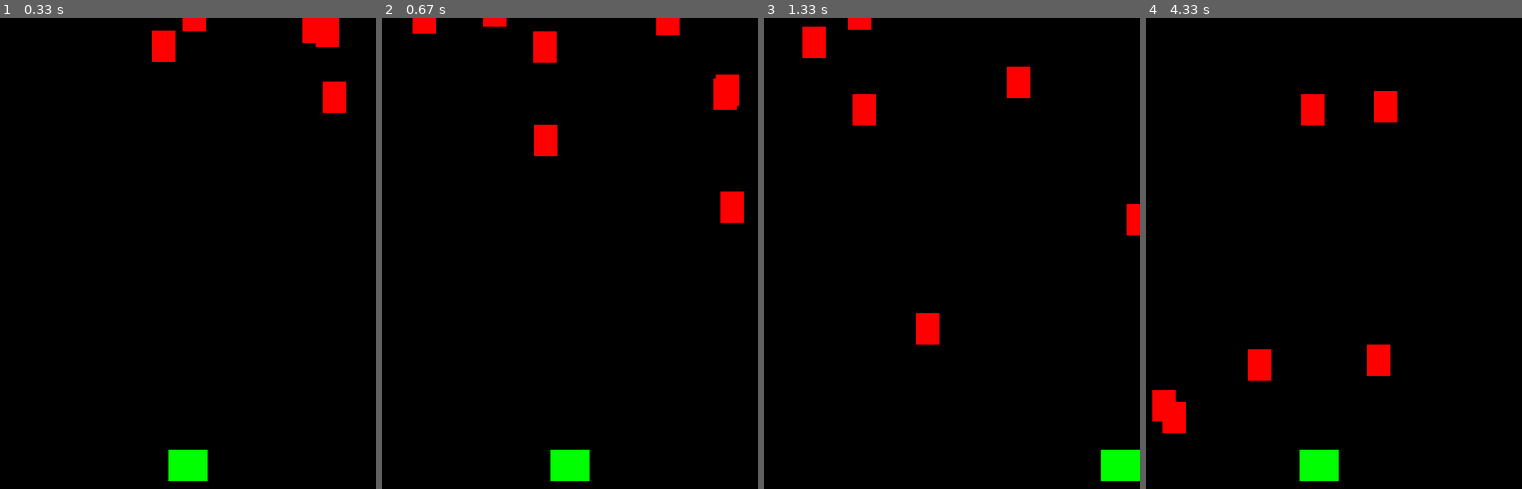
Above: before the commit, frames 1-4 (left to right).
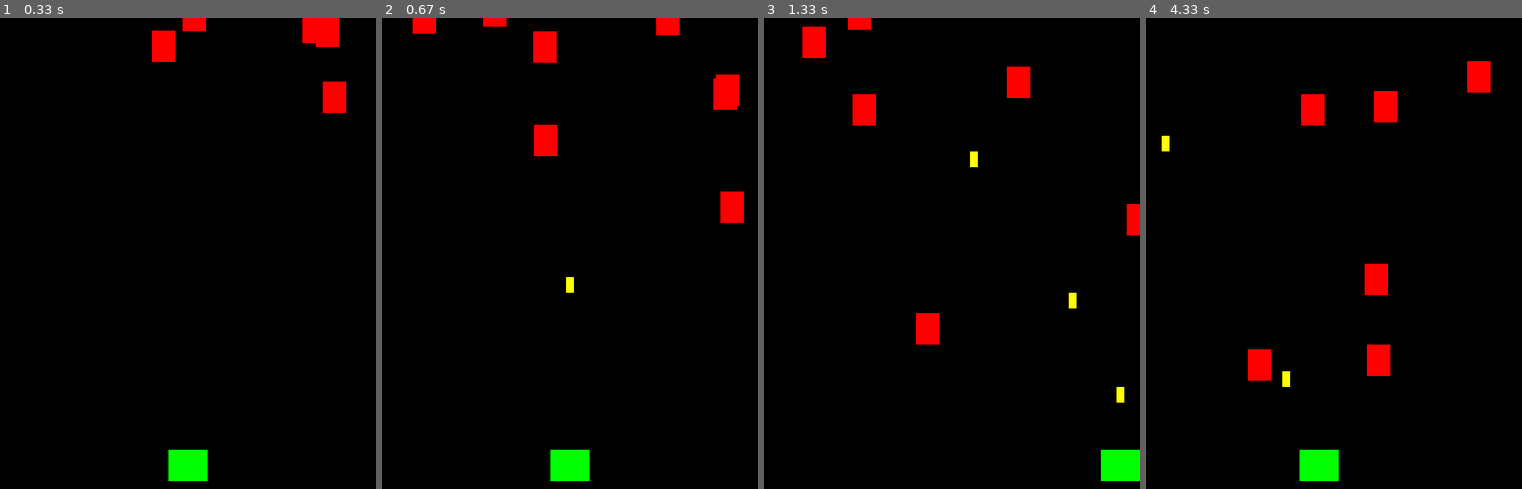
Above: after the commit, the same moments.

Repository: JohnCrissman/pygames
Game: pygame game, started from shmup_game/shmup.py
Two runs of this game, one before a commit and one after it. Both use one fixed random seed, a clock stepped at 60 frames per second and the inputs below.
Inputs:
- Up to frame 1 (0.33 s): no input
- Up to frame 2 (0.67 s): tap Space at 0.33 s
- Up to frame 3 (1.33 s): hold Right 0.67-1.13 s; tap Space at 0.73, 1.03, 1.23 s; hold Right from 1.17 s (still down)
- Up to frame 4 (4.33 s): tap Space at 1.53, 1.73, 2.03, 2.3, 2.6, 3.4, 3.7, 3.9, 4.2 s; release Right at 1.63 s; hold Left 1.67-2.2 s; hold Left 2.23-2.63 s; hold Left 3.33-3.8 s; hold Right 3.83-4.3 s

Frame 1 is identical in both runs. In frame 2, less than 0.1% of the frame differs, in the area x 48-52%, y 55-59%; in frame 3, 0.2%; in frame 4, 1.7%, in the area x 1-92%, y 9-89%.

Commit message:
added bullets and collisions and added graphics folders to directory

Diff:
--- /dev/null
+++ b/shmup_game/Spritesheet/sheet.xml
@@ -0,0 +1,296 @@
+<TextureAtlas imagePath="sheet.png">
+	<SubTexture name="beam0.png" x="143" y="377" width="43" height="31"/>
+	<SubTexture name="beam1.png" x="327" y="644" width="40" height="20"/>
+	<SubTexture name="beam2.png" x="262" y="907" width="38" height="31"/>
+	<SubTexture name="beam3.png" x="396" y="384" width="29" height="29"/>
+	<SubTexture name="beam4.png" x="177" y="496" width="41" height="17"/>
+	<SubTexture name="beam5.png" x="186" y="377" width="40" height="25"/>
+	<SubTexture name="beam6.png" x="120" y="688" width="43" height="23"/>
+	<SubTexture name="beamLong1.png" x="828" y="943" width="15" height="67"/>
+	<SubTexture name="beamLong2.png" x="307" y="309" width="25" height="64"/>
+	<SubTexture name="bold_silver.png" x="810" y="837" width="19" height="30"/>
+	<SubTexture name="bolt_bronze.png" x="810" y="467" width="19" height="30"/>
+	<SubTexture name="bolt_gold.png" x="809" y="437" width="19" height="30"/>
+	<SubTexture name="buttonBlue.png" x="0" y="78" width="222" height="39"/>
+	<SubTexture name="buttonGreen.png" x="0" y="117" width="222" height="39"/>
+	<SubTexture name="buttonRed.png" x="0" y="0" width="222" height="39"/>
+	<SubTexture name="buttonYellow.png" x="0" y="39" width="222" height="39"/>
+	<SubTexture name="cockpitBlue_0.png" x="586" y="0" width="51" height="75"/>
+	<SubTexture name="cockpitBlue_1.png" x="736" y="862" width="40" height="40"/>
+	<SubTexture name="cockpitBlue_2.png" x="684" y="67" width="42" height="56"/>
+	<SubTexture name="cockpitBlue_3.png" x="336" y="384" width="60" height="61"/>
+	<SubTexture name="cockpitBlue_4.png" x="637" y="0" width="47" height="67"/>
+	<SubTexture name="cockpitBlue_5.png" x="627" y="144" width="48" height="75"/>
+	<SubTexture name="cockpitBlue_6.png" x="684" y="0" width="42" height="67"/>
+	<SubTexture name="cockpitBlue_7.png" x="737" y="542" width="41" height="71"/>
+	<SubTexture name="cockpitGreen_0.png" x="576" y="225" width="51" height="75"/>
+	<SubTexture name="cockpitGreen_1.png" x="734" y="977" width="40" height="40"/>
+	<SubTexture name="cockpitGreen_2.png" x="696" y="659" width="42" height="56"/>
+	<SubTexture name="cockpitGreen_3.png" x="346" y="234" width="60" height="61"/>
+	<SubTexture name="cockpitGreen_4.png" x="627" y="219" width="47" height="67"/>
+	<SubTexture name="cockpitGreen_5.png" x="694" y="364" width="42" height="67"/>
+	<SubTexture name="cockpitGreen_6.png" x="737" y="471" width="41" height="71"/>
+	<SubTexture name="cockpitGreen_7.png" x="602" y="525" width="48" height="75"/>
+	<SubTexture name="cockpitRed_0.png" x="535" y="75" width="51" height="75"/>
+	<SubTexture name="cockpitRed_1.png" x="351" y="982" width="40" height="40"/>
+	<SubTexture name="cockpitRed_2.png" x="718" y="197" width="42" height="56"/>
+	<SubTexture name="cockpitRed_3.png" x="520" y="661" width="60" height="61"/>
+	<SubTexture name="cockpitRed_4.png" x="647" y="857" width="47" height="67"/>
+	<SubTexture name="cockpitRed_5.png" x="605" y="707" width="48" height="75"/>
+	<SubTexture name="cockpitRed_6.png" x="736" y="795" width="42" height="67"/>
+	<SubTexture name="cockpitRed_7.png" x="736" y="329" width="41" height="71"/>
+	<SubTexture name="cockpitYellow_0.png" x="726" y="80" width="40" height="40"/>
+	<SubTexture name="cockpitYellow_1.png" x="247" y="309" width="60" height="61"/>
+	<SubTexture name="cockpitYellow_2.png" x="637" y="67" width="47" height="67"/>
+	<SubTexture name="cockpitYellow_3.png" x="607" y="782" width="48" height="75"/>
+	<SubTexture name="cockpitYellow_4.png" x="696" y="262" width="42" height="67"/>
+	<SubTexture name="cockpitYellow_5.png" x="736" y="400" width="41" height="71"/>
+	<SubTexture name="cockpitYellow_6.png" x="734" y="921" width="42" height="56"/>
+	<SubTexture name="cockpitYellow_7.png" x="600" y="375" width="51" height="75"/>
+	<SubTexture name="cursor.png" x="797" y="173" width="30" height="33"/>
+	<SubTexture name="enemyBlack1.png" x="423" y="728" width="93" height="84"/>
+	<SubTexture name="enemyBlack2.png" x="120" y="604" width="104" height="84"/>
+	<SubTexture name="enemyBlack3.png" x="144" y="156" width="103" height="84"/>
+	<SubTexture name="enemyBlack4.png" x="518" y="325" width="82" height="84"/>
+	<SubTexture name="enemyBlack5.png" x="346" y="150" width="97" height="84"/>
+	<SubTexture name="enemyBlue1.png" x="425" y="468" width="93" height="84"/>
+	<SubTexture name="enemyBlue2.png" x="143" y="293" width="104" height="84"/>
+	<SubTexture name="enemyBlue3.png" x="222" y="0" width="103" height="84"/>
+	<SubTexture name="enemyBlue4.png" x="518" y="409" width="82" height="84"/>
+	<SubTexture name="enemyBlue5.png" x="421" y="814" width="97" height="84"/>
+	<SubTexture name="enemyGreen1.png" x="425" y="552" width="93" height="84"/>
+	<SubTexture name="enemyGreen2.png" x="133" y="412" width="104" height="84"/>
+	<SubTexture name="enemyGreen3.png" x="224" y="496" width="103" height="84"/>
+	<SubTexture name="enemyGreen4.png" x="518" y="493" width="82" height="84"/>
+	<SubTexture name="enemyGreen5.png" x="408" y="907" width="97" height="84"/>
+	<SubTexture name="enemyRed1.png" x="425" y="384" width="93" height="84"/>
+	<SubTexture name="enemyRed2.png" x="120" y="520" width="104" height="84"/>
+	<SubTexture name="enemyRed3.png" x="224" y="580" width="103" height="84"/>
+	<SubTexture name="enemyRed4.png" x="520" y="577" width="82" height="84"/>
+	<SubTexture name="enemyRed5.png" x="423" y="644" width="97" height="84"/>
+	<SubTexture name="engine1.png" x="224" y="907" width="38" height="23"/>
+	<SubTexture name="engine2.png" x="163" y="688" width="42" height="28"/>
+	<SubTexture name="engine3.png" x="644" y="1002" width="27" height="22"/>
+	<SubTexture name="engine4.png" x="144" y="240" width="49" height="45"/>
+	<SubTexture name="engine5.png" x="133" y="496" width="44" height="24"/>
+	<SubTexture name="fire00.png" x="827" y="125" width="16" height="40"/>
+	<SubTexture name="fire01.png" x="828" y="206" width="14" height="31"/>
+	<SubTexture name="fire02.png" x="827" y="663" width="14" height="32"/>
+	<SubTexture name="fire03.png" x="829" y="437" width="14" height="34"/>
+	<SubTexture name="fire04.png" x="831" y="0" width="14" height="31"/>
+	<SubTexture name="fire05.png" x="834" y="299" width="14" height="31"/>
+	<SubTexture name="fire06.png" x="835" y="502" width="14" height="31"/>
+	<SubTexture name="fire07.png" x="835" y="330" width="14" height="31"/>
+	<SubTexture name="fire08.png" x="827" y="867" width="16" height="40"/>
+	<SubTexture name="fire09.png" x="811" y="663" width="16" height="40"/>
+	<SubTexture name="fire10.png" x="812" y="206" width="16" height="40"/>
+	<SubTexture name="fire11.png" x="835" y="395" width="14" height="31"/>
+	<SubTexture name="fire12.png" x="835" y="533" width="14" height="32"/>
+	<SubTexture name="fire13.png" x="835" y="361" width="14" height="34"/>
+	<SubTexture name="fire14.png" x="831" y="31" width="14" height="31"/>
+	<SubTexture name="fire15.png" x="829" y="471" width="14" height="31"/>
+	<SubTexture name="fire16.png" x="828" y="268" width="14" height="31"/>
+	<SubTexture name="fire17.png" x="828" y="237" width="14" height="31"/>
+	<SubTexture name="fire18.png" x="827" y="165" width="16" height="41"/>
+	<SubTexture name="fire19.png" x="812" y="246" width="16" height="41"/>
+	<SubTexture name="gun00.png" x="827" y="907" width="16" height="36"/>
+	<SubTexture name="gun01.png" x="810" y="867" width="17" height="33"/>
+	<SubTexture name="gun02.png" x="829" y="611" width="14" height="36"/>
+	<SubTexture name="gun03.png" x="809" y="796" width="20" height="41"/>
+	<SubTexture name="gun04.png" x="827" y="84" width="16" height="41"/>
+	<SubTexture name="gun05.png" x="423" y="0" width="21" height="41"/>
+	<SubTexture name="gun06.png" x="810" y="900" width="17" height="38"/>
+	<SubTexture name="gun07.png" x="829" y="796" width="14" height="41"/>
+	<SubTexture name="gun08.png" x="848" y="263" width="10" height="47"/>
+	<SubTexture name="gun09.png" x="809" y="611" width="20" height="52"/>
+	<SubTexture name="gun10.png" x="808" y="961" width="20" height="52"/>
+	<SubTexture name="laserBlue01.png" x="856" y="421" width="9" height="54"/>
+	<SubTexture name="laserBlue02.png" x="841" y="647" width="13" height="37"/>
+	<SubTexture name="laserBlue03.png" x="856" y="57" width="9" height="37"/>
+	<SubTexture name="laserBlue04.png" x="835" y="565" width="13" height="37"/>
+	<SubTexture name="laserBlue05.png" x="858" y="475" width="9" height="37"/>
+	<SubTexture name="laserBlue06.png" x="835" y="752" width="13" height="37"/>
+	<SubTexture name="laserBlue07.png" x="856" y="775" width="9" height="37"/>
+	<SubTexture name="laserBlue08.png" x="596" y="961" width="48" height="46"/>
+	<SubTexture name="laserBlue09.png" x="434" y="325" width="48" height="46"/>
+	<SubTexture name="laserBlue10.png" x="740" y="724" width="37" height="37"/>
+	<SubTexture name="laserBlue11.png" x="698" y="795" width="38" height="37"/>
+	<SubTexture name="laserBlue12.png" x="835" y="695" width="13" height="57"/>
+	<SubTexture name="laserBlue13.png" x="856" y="869" width="9" height="57"/>
+	<SubTexture name="laserBlue14.png" x="842" y="206" width="13" height="57"/>
+	<SubTexture name="laserBlue15.png" x="849" y="480" width="9" height="57"/>
+	<SubTexture name="laserBlue16.png" x="843" y="62" width="13" height="54"/>
+	<SubTexture name="laserGreen01.png" x="740" y="686" width="37" height="38"/>
+	<SubTexture name="laserGreen02.png" x="843" y="116" width="13" height="57"/>
+	<SubTexture name="laserGreen03.png" x="855" y="173" width="9" height="57"/>
+	<SubTexture name="laserGreen04.png" x="848" y="565" width="13" height="37"/>
+	<SubTexture name="laserGreen05.png" x="854" y="639" width="9" height="37"/>
+	<SubTexture name="laserGreen06.png" x="845" y="0" width="13" height="57"/>
+	<SubTexture name="laserGreen07.png" x="849" y="364" width="9" height="57"/>
+	<SubTexture name="laserGreen08.png" x="848" y="738" width="13" height="37"/>
+	<SubTexture name="laserGreen09.png" x="856" y="94" width="9" height="37"/>
+	<SubTexture name="laserGreen10.png" x="843" y="426" width="13" height="54"/>
+	<SubTexture name="laserGreen11.png" x="849" y="310" width="9" height="54"/>
+	<SubTexture name="laserGreen12.png" x="843" y="602" width="13" height="37"/>
+	<SubTexture name="laserGreen13.png" x="858" y="0" width="9" height="37"/>
+	<SubTexture name="laserGreen14.png" x="193" y="240" width="48" height="46"/>
+	<SubTexture name="laserGreen15.png" x="443" y="182" width="48" height="46"/>
+	<SubTexture name="laserGreen16.png" x="760" y="192" width="37" height="37"/>
+	<SubTexture name="laserRed01.png" x="858" y="230" width="9" height="54"/>
+	<SubTexture name="laserRed02.png" x="843" y="977" width="13" height="37"/>
+	<SubTexture name="laserRed03.png" x="856" y="602" width="9" height="37"/>
+	<SubTexture name="laserRed04.png" x="843" y="940" width="13" height="37"/>
+	<SubTexture name="laserRed05.png" x="856" y="983" width="9" height="37"/>
+	<SubTexture name="laserRed06.png" x="843" y="903" width="13" height="37"/>
+	<SubTexture name="laserRed07.png" x="856" y="131" width="9" height="37"/>
+	<SubTexture name="laserRed08.png" x="580" y="661" width="48" height="46"/>
+	<SubTexture name="laserRed09.png" x="602" y="600" width="48" height="46"/>
+	<SubTexture name="laserRed10.png" x="738" y="650" width="37" height="36"/>
+	<SubTexture name="laserRed11.png" x="737" y="613" width="37" height="37"/>
+	<SubTexture name="laserRed12.png" x="843" y="846" width="13" height="57"/>
+	<SubTexture name="laserRed13.png" x="856" y="812" width="9" height="57"/>
+	<SubTexture name="laserRed14.png" x="843" y="789" width="13" height="57"/>
+	<SubTexture name="laserRed15.png" x="856" y="926" width="9" height="57"/>
+	<SubTexture name="laserRed16.png" x="848" y="684" width="13" height="54"/>
+	<SubTexture name="meteorBrown_big1.png" x="224" y="664" width="101" height="84"/>
+	<SubTexture name="meteorBrown_big2.png" x="0" y="520" width="120" height="98"/>
+	<SubTexture name="meteorBrown_big3.png" x="518" y="810" width="89" height="82"/>
+	<SubTexture name="meteorBrown_big4.png" x="327" y="452" width="98" height="96"/>
+	<SubTexture name="meteorBrown_med1.png" x="651" y="447" width="43" height="43"/>
+	<SubTexture name="meteorBrown_med3.png" x="237" y="452" width="45" height="40"/>
+	<SubTexture name="meteorBrown_small1.png" x="406" y="234" width="28" height="28"/>
+	<SubTexture name="meteorBrown_small2.png" x="778" y="587" width="29" height="26"/>
+	<SubTexture name="meteorBrown_tiny1.png" x="346" y="814" width="18" height="18"/>
+	<SubTexture name="meteorBrown_tiny2.png" x="399" y="814" width="16" height="15"/>
+	<SubTexture name="meteorGrey_big1.png" x="224" y="748" width="101" height="84"/>
+	<SubTexture name="meteorGrey_big2.png" x="0" y="618" width="120" height="98"/>
+	<SubTexture name="meteorGrey_big3.png" x="516" y="728" width="89" height="82"/>
+	<SubTexture name="meteorGrey_big4.png" x="327" y="548" width="98" height="96"/>
+	<SubTexture name="meteorGrey_med1.png" x="674" y="219" width="43" height="43"/>
+	<SubTexture name="meteorGrey_med2.png" x="282" y="452" width="45" height="40"/>
+	<SubTexture name="meteorGrey_small1.png" x="406" y="262" width="28" height="28"/>
+	<SubTexture name="meteorGrey_small2.png" x="396" y="413" width="29" height="26"/>
+	<SubTexture name="meteorGrey_tiny1.png" x="364" y="814" width="18" height="18"/>
+	<SubTexture name="meteorGrey_tiny2.png" x="602" y="646" width="16" height="15"/>
+	<SubTexture name="numeral0.png" x="367" y="644" width="19" height="19"/>
+	<SubTexture name="numeral1.png" x="205" y="688" width="19" height="19"/>
+	<SubTexture name="numeral2.png" x="406" y="290" width="19" height="19"/>
+	<SubTexture name="numeral3.png" x="580" y="707" width="19" height="19"/>
+	<SubTexture name="numeral4.png" x="386" y="644" width="19" height="19"/>
+	<SubTexture name="numeral5.png" x="628" y="646" width="19" height="19"/>
+	<SubTexture name="numeral6.png" x="671" y="1002" width="19" height="19"/>
+	<SubTexture name="numeral7.png" x="690" y="1004" width="19" height="19"/>
+	<SubTexture name="numeral8.png" x="709" y="1004" width="19" height="19"/>
+	<SubTexture name="numeral9.png" x="491" y="215" width="19" height="19"/>
+	<SubTexture name="numeralX.png" x="382" y="814" width="17" height="17"/>
+	<SubTexture name="pill_blue.png" x="674" y="262" width="22" height="21"/>
+	<SubTexture name="pill_green.png" x="573" y="989" width="22" height="21"/>
+	<SubTexture name="pill_red.png" x="222" y="108" width="22" height="21"/>
+	<SubTexture name="pill_yellow.png" x="222" y="129" width="22" height="21"/>
+	<SubTexture name="playerLife1_blue.png" x="482" y="358" width="33" height="26"/>
+	<SubTexture name="playerLife1_green.png" x="535" y="150" width="33" height="26"/>
+	<SubTexture name="playerLife1_orange.png" x="777" y="327" width="33" height="26"/>
+	<SubTexture name="playerLife1_red.png" x="775" y="301" width="33" height="26"/>
+	<SubTexture name="playerLife2_blue.png" x="465" y="991" width="37" height="26"/>
+	<SubTexture name="playerLife2_green.png" x="391" y="991" width="37" height="26"/>
+	<SubTexture name="playerLife2_orange.png" x="428" y="991" width="37" height="26"/>
+	<SubTexture name="playerLife2_red.png" x="502" y="991" width="37" height="26"/>
+	<SubTexture name="playerLife3_blue.png" x="777" y="385" width="32" height="26"/>
+	<SubTexture name="playerLife3_green.png" x="778" y="469" width="32" height="26"/>
+	<SubTexture name="playerLife3_orange.png" x="777" y="712" width="32" height="26"/>
+	<SubTexture name="playerLife3_red.png" x="777" y="443" width="32" height="26"/>
+	<SubTexture name="playerShip1_blue.png" x="211" y="941" width="99" height="75"/>
+	<SubTexture name="playerShip1_damage1.png" x="112" y="941" width="99" height="75"/>
+	<SubTexture name="playerShip1_damage2.png" x="247" y="234" width="99" height="75"/>
+	<SubTexture name="playerShip1_damage3.png" x="247" y="159" width="99" height="75"/>
+	<SubTexture name="playerShip1_green.png" x="237" y="377" width="99" height="75"/>
+	<SubTexture name="playerShip1_orange.png" x="247" y="84" width="99" height="75"/>
+	<SubTexture name="playerShip1_red.png" x="224" y="832" width="99" height="75"/>
+	<SubTexture name="playerShip2_blue.png" x="112" y="791" width="112" height="75"/>
+	<SubTexture name="playerShip2_damage1.png" x="0" y="866" width="112" height="75"/>
+	<SubTexture name="playerShip2_damage2.png" x="0" y="791" width="112" height="75"/>
+	<SubTexture name="playerShip2_damage3.png" x="0" y="716" width="112" height="75"/>
+	<SubTexture name="playerShip2_green.png" x="112" y="866" width="112" height="75"/>
+	<SubTexture name="playerShip2_orange.png" x="112" y="716" width="112" height="75"/>
+	<SubTexture name="playerShip2_red.png" x="0" y="941" width="112" height="75"/>
+	<SubTexture name="playerShip3_blue.png" x="325" y="739" width="98" height="75"/>
+	<SubTexture name="playerShip3_damage1.png" x="323" y="832" width="98" height="75"/>
+	<SubTexture name="playerShip3_damage2.png" x="310" y="907" width="98" height="75"/>
+	<SubTexture name="playerShip3_damage3.png" x="325" y="664" width="98" height="75"/>
+	<SubTexture name="playerShip3_green.png" x="346" y="75" width="98" height="75"/>
+	<SubTexture name="playerShip3_orange.png" x="336" y="309" width="98" height="75"/>
+	<SubTexture name="playerShip3_red.png" x="325" y="0" width="98" height="75"/>
+	<SubTexture name="powerupBlue.png" x="696" y="329" width="34" height="33"/>
+	<SubTexture name="powerupBlue_bolt.png" x="539" y="989" width="34" height="33"/>
+	<SubTexture name="powerupBlue_shield.png" x="777" y="679" width="34" height="33"/>
+	<SubTexture name="powerupBlue_star.png" x="776" y="895" width="34" height="33"/>
+	<SubTexture name="powerupGreen.png" x="774" y="613" width="34" height="33"/>
+	<SubTexture name="powerupGreen_bolt.png" x="766" y="80" width="34" height="33"/>
+	<SubTexture name="powerupGreen_shield.png" x="776" y="862" width="34" height="33"/>
+	<SubTexture name="powerupGreen_star.png" x="651" y="490" width="34" height="33"/>
+	<SubTexture name="powerupRed.png" x="491" y="182" width="34" height="33"/>
+	<SubTexture name="powerupRed_bolt.png" x="775" y="646" width="34" height="33"/>
+	<SubTexture name="powerupRed_shield.png" x="776" y="928" width="34" height="33"/>
+	<SubTexture name="powerupRed_star.png" x="774" y="977" width="34" height="33"/>
+	<SubTexture name="powerupYellow.png" x="774" y="761" width="34" height="33"/>
+	<SubTexture name="powerupYellow_bolt.png" x="740" y="761" width="34" height="33"/>
+	<SubTexture name="powerupYellow_shield.png" x="482" y="325" width="34" height="33"/>
+	<SubTexture name="powerupYellow_star.png" x="607" y="857" width="34" height="33"/>
+	<SubTexture name="scratch1.png" x="325" y="814" width="21" height="16"/>
+	<SubTexture name="scratch2.png" x="423" y="41" width="21" height="16"/>
+	<SubTexture name="scratch3.png" x="346" y="295" width="16" height="12"/>
+	<SubTexture name="shield1.png" x="0" y="412" width="133" height="108"/>
+	<SubTexture name="shield2.png" x="0" y="293" width="143" height="119"/>
+	<SubTexture name="shield3.png" x="0" y="156" width="144" height="137"/>
+	<SubTexture name="shield_bronze.png" x="797" y="143" width="30" height="30"/>
+	<SubTexture name="shield_gold.png" x="797" y="113" width="30" height="30"/>
+	<SubTexture name="shield_silver.png" x="778" y="824" width="30" height="30"/>
+	<SubTexture name="speed.png" x="858" y="284" width="7" height="108"/>
+	<SubTexture name="star1.png" x="628" y="681" width="25" height="24"/>
+	<SubTexture name="star2.png" x="222" y="84" width="25" height="24"/>
+	<SubTexture name="star3.png" x="576" y="300" width="24" height="24"/>
+	<SubTexture name="star_bronze.png" x="778" y="794" width="31" height="30"/>
+	<SubTexture name="star_gold.png" x="778" y="557" width="31" height="30"/>
+	<SubTexture name="star_silver.png" x="778" y="527" width="31" height="30"/>
+	<SubTexture name="things_bronze.png" x="778" y="495" width="32" height="32"/>
+	<SubTexture name="things_gold.png" x="777" y="411" width="32" height="32"/>
+	<SubTexture name="things_silver.png" x="777" y="353" width="32" height="32"/>
+	<SubTexture name="turretBase_big.png" x="310" y="982" width="41" height="41"/>
+	<SubTexture name="turretBase_small.png" x="808" y="301" width="26" height="26"/>
+	<SubTexture name="ufoBlue.png" x="444" y="91" width="91" height="91"/>
+	<SubTexture name="ufoGreen.png" x="434" y="234" width="91" height="91"/>
+	<SubTexture name="ufoRed.png" x="444" y="0" width="91" height="91"/>
+	<SubTexture name="ufoYellow.png" x="505" y="898" width="91" height="91"/>
+	<SubTexture name="wingBlue_0.png" x="647" y="924" width="45" height="78"/>
+	<SubTexture name="wingBlue_1.png" x="738" y="253" width="37" height="72"/>
+	<SubTexture name="wingBlue_2.png" x="805" y="0" width="26" height="84"/>
+	<SubTexture name="wingBlue_3.png" x="600" y="450" width="51" height="75"/>
+	<SubTexture name="wingBlue_4.png" x="692" y="924" width="42" height="80"/>
+	<SubTexture name="wingBlue_5.png" x="596" y="892" width="51" height="69"/>
+	<SubTexture name="wingBlue_6.png" x="694" y="847" width="42" height="74"/>
+	<SubTexture name="wingBlue_7.png" x="675" y="134" width="43" height="83"/>
+	<SubTexture name="wingGreen_0.png" x="650" y="525" width="45" height="78"/>
+	<SubTexture name="wingGreen_1.png" x="775" y="229" width="37" height="72"/>
+	<SubTexture name="wingGreen_2.png" x="809" y="527" width="26" height="84"/>
+	<SubTexture name="wingGreen_3.png" x="535" y="0" width="51" height="75"/>
+	<SubTexture name="wingGreen_4.png" x="694" y="431" width="42" height="80"/>
+	<SubTexture name="wingGreen_5.png" x="525" y="251" width="51" height="69"/>
+	<SubTexture name="wingGreen_6.png" x="695" y="511" width="42" height="74"/>
+	<SubTexture name="wingGreen_7.png" x="655" y="764" width="43" height="83"/>
+	<SubTexture name="wingRed_0.png" x="809" y="712" width="26" height="84"/>
+	<SubTexture name="wingRed_1.png" x="768" y="0" width="37" height="72"/>
+	<SubTexture name="wingRed_2.png" x="600" y="300" width="51" height="75"/>
+	<SubTexture name="wingRed_3.png" x="698" y="715" width="42" height="80"/>
+	<SubTexture name="wingRed_4.png" x="586" y="75" width="51" height="69"/>
+	<SubTexture name="wingRed_5.png" x="718" y="123" width="42" height="74"/>
+	<SubTexture name="wingRed_6.png" x="653" y="681" width="43" height="83"/>
+	<SubTexture name="wingRed_7.png" x="651" y="286" width="45" height="78"/>
+	<SubTexture name="wingYellow_0.png" x="650" y="603" width="45" height="78"/>
+	<SubTexture name="wingYellow_1.png" x="760" y="120" width="37" height="72"/>
+	<SubTexture name="wingYellow_2.png" x="809" y="353" width="26" height="84"/>
+	<SubTexture name="wingYellow_3.png" x="576" y="150" width="51" height="75"/>
+	<SubTexture name="wingYellow_4.png" x="726" y="0" width="42" height="80"/>
+	<SubTexture name="wingYellow_5.png" x="525" y="182" width="51" height="69"/>
+	<SubTexture name="wingYellow_6.png" x="695" y="585" width="42" height="74"/>
+	<SubTexture name="wingYellow_7.png" x="651" y="364" width="43" height="83"/>
+</TextureAtlas>
--- a/shmup_game/shmup.py
+++ b/shmup_game/shmup.py
@@ -13,6 +13,7 @@
 RED = (255, 0, 0)
 GREEN = (0, 255, 0)
 BLUE = (0, 0 , 255)
+YELLOW = (255, 255, 0)
 
 # initialize pygame and create window
 pygame.init()
@@ -46,6 +47,11 @@
         if self.rect.left < 0:
             self.rect.left = 0
 
+    def shoot(self):
+        bullet = Bullet(self.rect.centerx, self.rect.top)
+        all_sprites.add(bullet)
+        bullets.add(bullet)
+
 class Mob(pygame.sprite.Sprite):
     def __init__(self):
         pygame.sprite.Sprite.__init__(self)
@@ -65,11 +71,27 @@
             self.rect.y = random.randrange(-100, -40)
             self.speedy = random.randrange(1, 8)
 
+class Bullet(pygame.sprite.Sprite):
+    def __init__(self, x, y):
+        pygame.sprite.Sprite.__init__(self)
+        self.image = pygame.Surface((10, 20))
+        self.image.fill(YELLOW)
+        self.rect = self.image.get_rect()
+        self.rect.bottom = y
+        self.rect.centerx = x
+        self.speedy = -10
+
+    def update(self):
+        self.rect.y += self.speedy
+        # kill if it moves off the top of the screen
+        if self.rect.bottom < 0:
+            self.kill()
+
 
 
 all_sprites = pygame.sprite.Group()
 mobs = pygame.sprite.Group()
-
+bullets = pygame.sprite.Group()
 
 player = Player()
 all_sprites.add(player)
@@ -89,10 +111,24 @@
         # check for closing window
         if event.type == pygame.QUIT:
             running = False
+        elif event.type == pygame.KEYDOWN:
+            if event.key == pygame.K_SPACE:
+                player.shoot()
 
     # Update
     all_sprites.update()
 
+    # check to see if a bullet hit a mob
+    hits = pygame.sprite.groupcollide(mobs, bullets, True, True)
+    for hit in hits:
+        m = Mob()
+        all_sprites.add(m)
+        mobs.add(m)
+
+    # check to see if a mob hit the player
+    hits = pygame.sprite.spritecollide(player, mobs, False)
+    if hits:  # if hits (a list) is empty.. then 'if hits' returns False
+        running = False
 
     # Draw / render
     screen.fill(BLACK)
Binary file added: shmup_game/Backgrounds/black.png
Binary file added: shmup_game/Backgrounds/blue.png
Binary file added: shmup_game/Backgrounds/darkPurple.png
Binary file added: shmup_game/Backgrounds/purple.png
Binary file added: shmup_game/Bonus/kenvector_future.ttf
Binary file added: shmup_game/Bonus/kenvector_future_thin.ttf
Binary file added: shmup_game/PNG/Damage/playerShip1_damage1.png
Binary file added: shmup_game/PNG/Damage/playerShip1_damage2.png
Binary file added: shmup_game/PNG/Damage/playerShip1_damage3.png
Binary file added: shmup_game/PNG/Damage/playerShip2_damage1.png
Binary file added: shmup_game/PNG/Damage/playerShip2_damage2.png
Binary file added: shmup_game/PNG/Damage/playerShip2_damage3.png
(and 301 more such lines)
